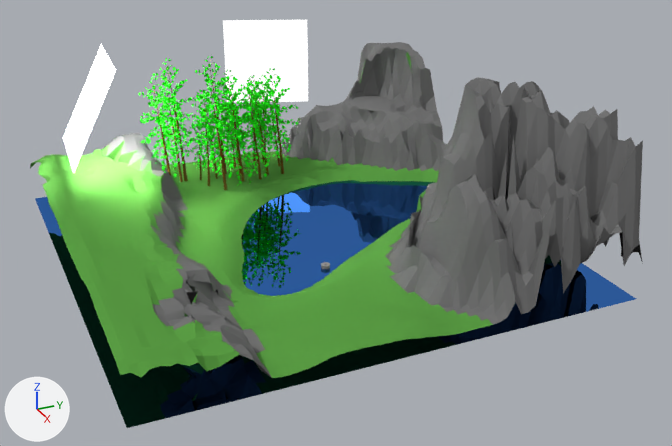
Two versions of the Blender file 00_filestructure/04_Shots/cr_lakescene-nahaufnahme.blend, one commit apart.
One viewpoint serves both versions: a camera (50 mm lens) standing at (24.0, -9.7, 12.1) and looking at (-0.8, 1.5, -0.3). Every picture has the same lights, and +X, +Y and +Z are marked at lower left.

In view in the first picture: 'Circle', 'Plane', 'Plane.002', 'Wasser', 'landscape', 'tree', 'tree.001', 'tree.003', 'tree.004', 'tree.005', 'tree.006', 'tree.007', 'tree.008', 'tree.009', 'tree.010', 'tree.011', 'tree.012', 'tree.013', 'tree.014', 'tree.015', 'tree.016', 'tree.017', 'tree.018'.
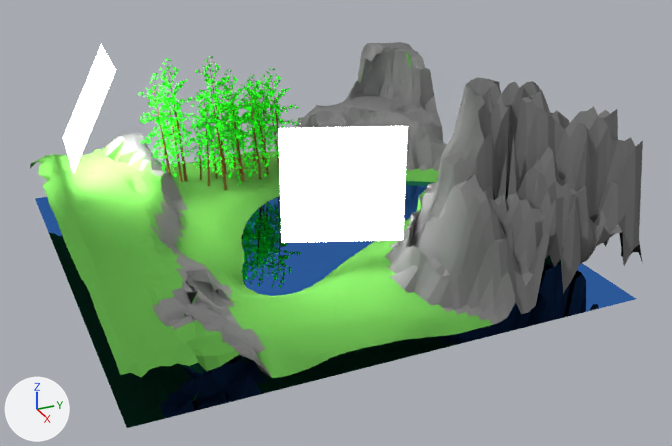
Location of each change, (x1, y1, x2, y2) in pixels of the pictures (672 x 446 px):
'Plane.002', surface changed, moved, turned: before (223, 20, 308, 102); after (278, 126, 408, 243)
'tree.018', recoloured: (139, 77, 187, 178) in both
'tree.007', recoloured: (196, 80, 242, 190) in both
'tree.010', recoloured: (257, 68, 299, 174) in both
'tree.012', recoloured: (152, 58, 199, 182) in both
'tree.008', recoloured: (234, 83, 277, 179) in both
'tree.009', recoloured: (217, 93, 261, 186) in both
'tree.011', recoloured: (196, 63, 239, 174) in both
'tree.005', recoloured: (190, 93, 225, 186) in both
'tree.006', recoloured: (215, 69, 254, 176) in both
'tree.003', recoloured: (156, 87, 192, 182) in both
'tree.015', recoloured: (245, 89, 276, 174) in both
'tree.016', recoloured: (262, 84, 289, 166) in both
'tree.013', recoloured: (252, 75, 280, 160) in both
'tree.004', recoloured: (241, 75, 269, 164) in both
'tree', recoloured: (188, 122, 211, 180) in both
'tree.001', recoloured: (197, 101, 220, 179) in both
'tree.017', recoloured: (241, 77, 272, 162) in both
'tree.014', recoloured: (221, 80, 245, 163) in both
'Circle', moved, turned (not visible afterwards): before (321, 262, 330, 269)

Edits to the bpy script that builds the scene:
```text
Change mat_material_005:
    mat_material_005.strength: 1.5 -> 10.2
Add mat_material_019:
    mat_material_019 = diffuse_material('Material.019')
    mat_material_019.base_color = (0.147, 0.0783, 0.0158)  # brown #6b4f22
Add mat_material_018:
    mat_material_018 = diffuse_material('Material.018')
    mat_material_018.base_color = (0.0213, 0.8, 0.0149)  # green #28e721
Change me_leaves_002:
    where me_leaves_002.from_pydata(...)  # 1506 vertices, 502 faces; spans x -2.02..2.52, y -2.92..1.96, z 3.01..14.34
    remove me_leaves_002.materials.append(mat_material_011)  # green #28e721
    add me_leaves_002.materials.append(mat_material_018)  # green #28e721
Change cu_tree_002:
    remove cu_tree_002.materials.append(mat_material_012)  # brown #6b4f22
    add cu_tree_002.materials.append(mat_material_019)  # brown #6b4f22
Change ob_plane_002:
    ob_plane_002.location: (-11.58, 3.21, 2.24) -> (2.66, 0.14, 2.55)
    ob_plane_002.rotation_euler: (0.0, -1.611, -0.372) -> (0.0, -1.611, 2.769)  # degrees (0, -92, -21) -> degrees (0, -92, 159)
Change ob_circle:
    ob_circle.location: (1.78, 0.0, -0.34) -> (-1.05, 1.49, -0.35)
    ob_circle.rotation_euler: (0.0, 0.0, 0.0) -> (0.0706, 0.347, 0.676)  # degrees (0, 0, 0) -> degrees (4, 20, 39)
```
